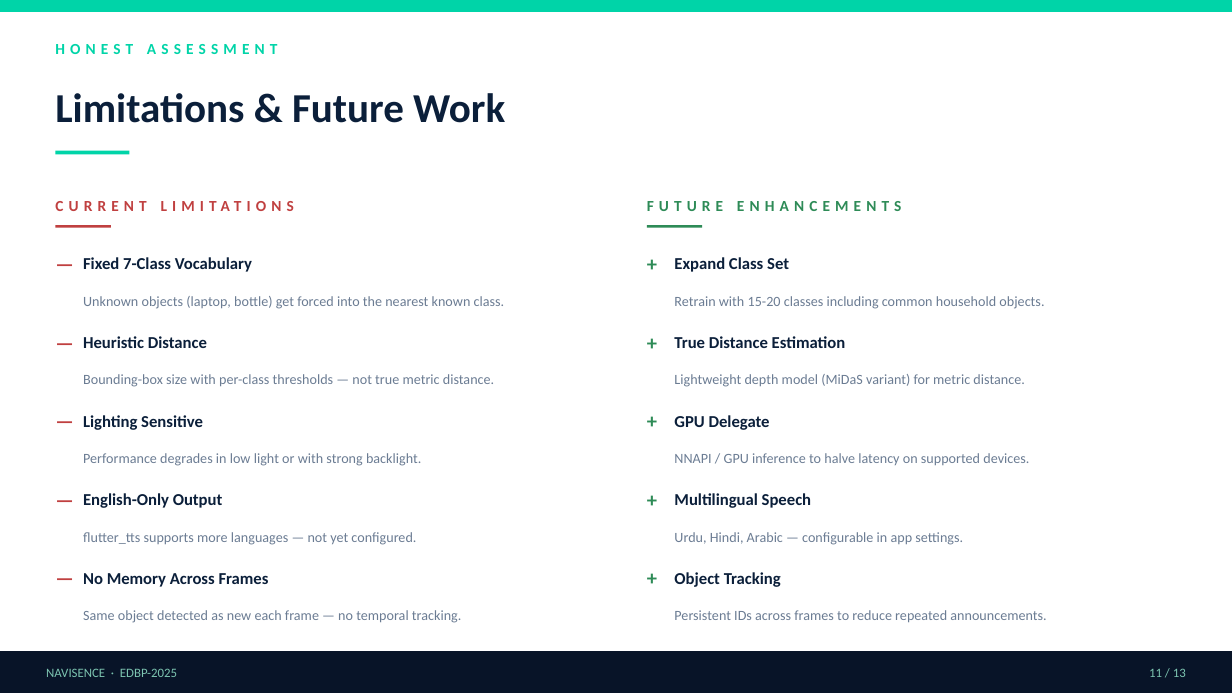
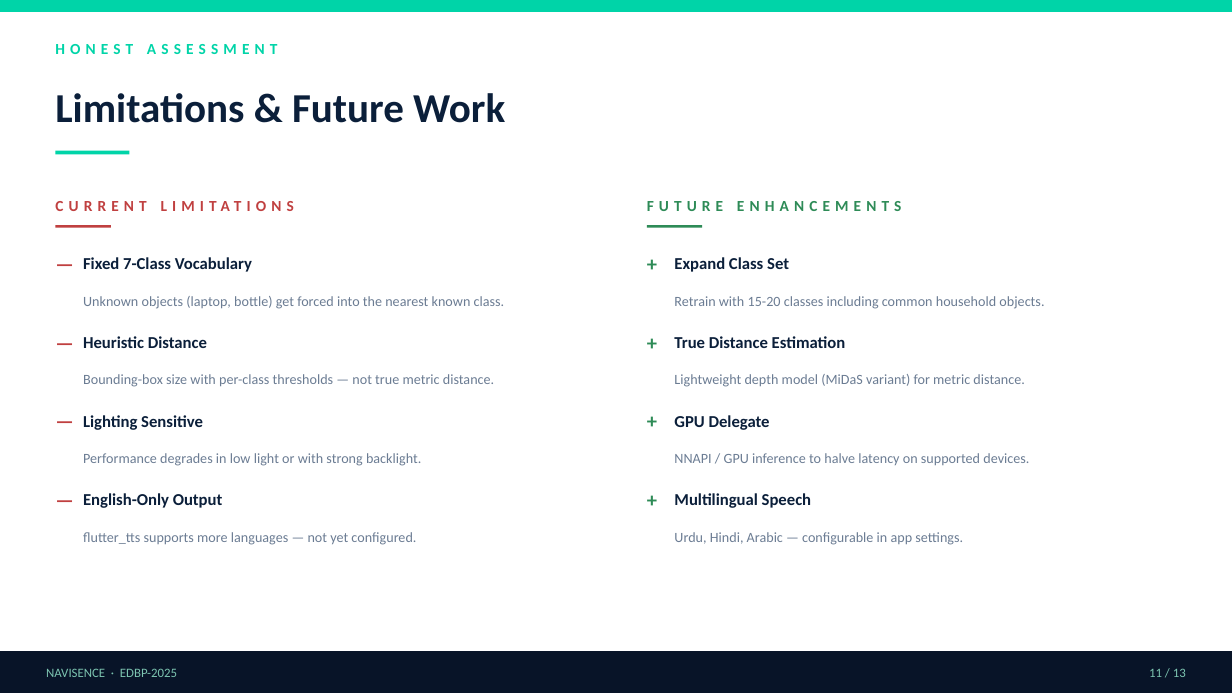
Before and after one commit to ali-raza-91/FYP, a slide deck: slide 12 of Presentation.pptx. Drawn at 1232x693 pixels with LibreOffice and Linux fonts; fonts in the diff are those of the drawing. Boxes give left, top, right and bottom in pixels: in the first picture for what was removed or moved away, otherwise in the second. Text is boxed around its words. In the diff, an @@ line names an element or a change of style, - is before the commit and + after.

Commit message:
updated

```diff
--- a/Presentation.pptx
+++ b/Presentation.pptx
@@ text removed at [55,564,83,592] @@
-—
@@ text removed at [647,564,675,592] @@
-+
@@ text removed at [83,573,269,587] @@
-No Memory Across Frames
@@ text removed at [674,572,781,587] @@
-Object Tracking
@@ text removed at [83,610,461,623] @@
-Same object detected as new each frame — no temporal tracking.
@@ text removed at [674,610,1046,622] @@
-Persistent IDs across frames to reduce repeated announcements.
```
Also in this commit, not shown: 4 other slides changed.
